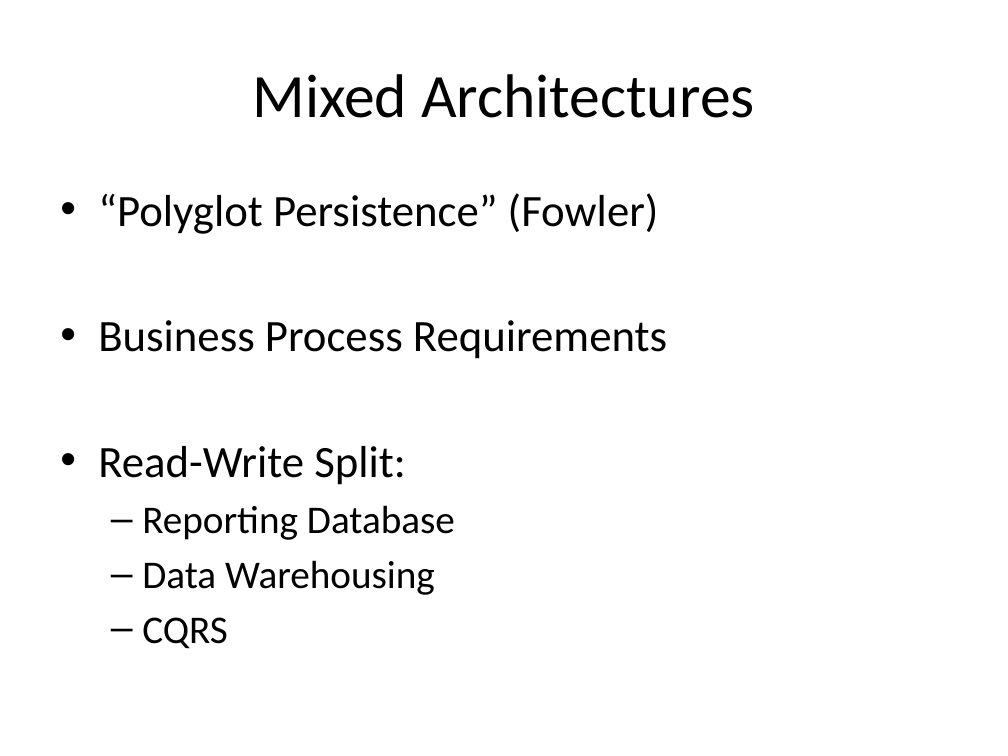
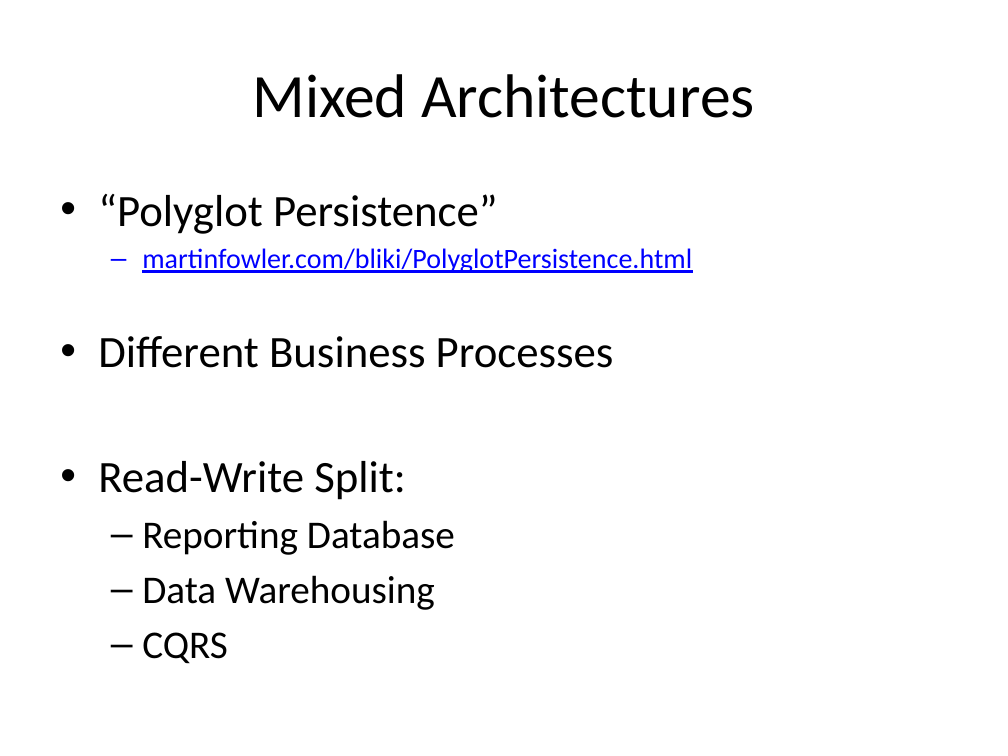
Before and after one commit to alexdgarland/database-demos, a slide deck: slide 59 of Slides/Not Only SQL - Picking A Database for DotNET.pptx (slide 58 before the commit). Drawn at 1008x756 pixels with LibreOffice and Linux fonts; fonts in the diff are those of the drawing. Boxes give left, top, right and bottom in pixels: in the first picture for what was removed or moved away, otherwise in the second. Text is boxed around its words. In the diff, an @@ line names an element or a change of style, - is before the commit and + after.

```diff
--- a/Slides/Not Only SQL - Picking A Database for DotNET.pptx
+++ b/Slides/Not Only SQL - Picking A Database for DotNET.pptx
@@ text at <box>98,194,692,368</box>: text changed @@
-• “Polyglot Persistence” (Fowler)
-• Business Process Requirements
+• “Polyglot Persistence”
+  – martinfowler.com/bliki/PolyglotPersistence.html
+• Different Business Processes
```
Also in this commit, not shown: 14 other slides changed, 1 slide added.
